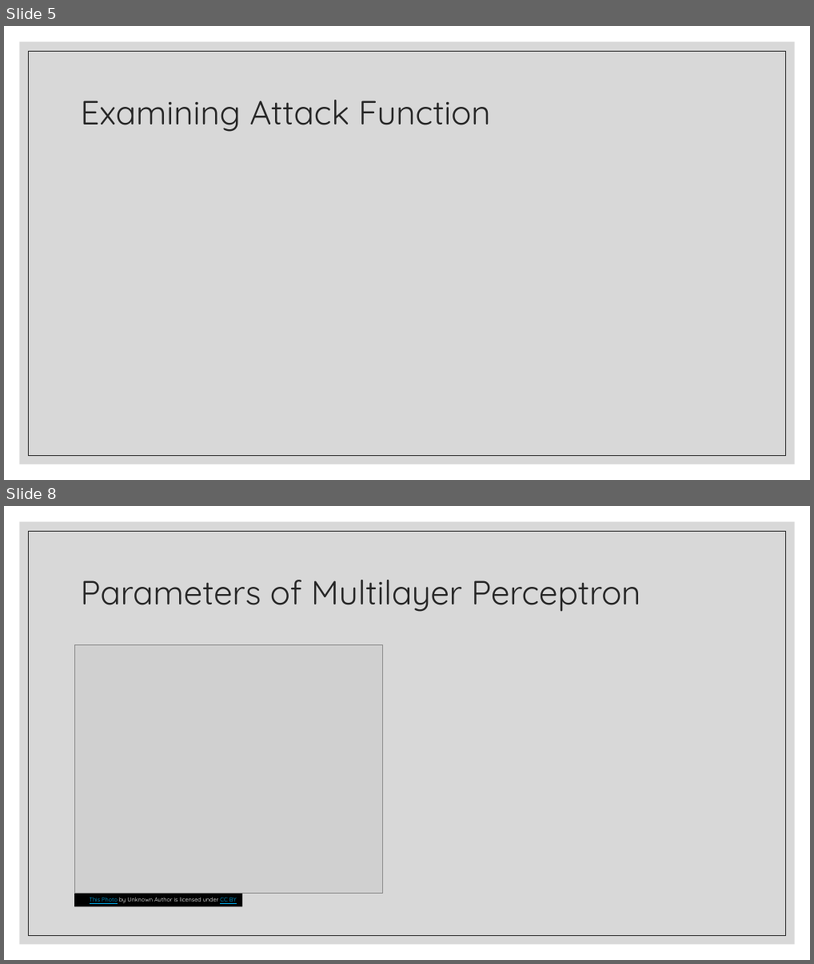
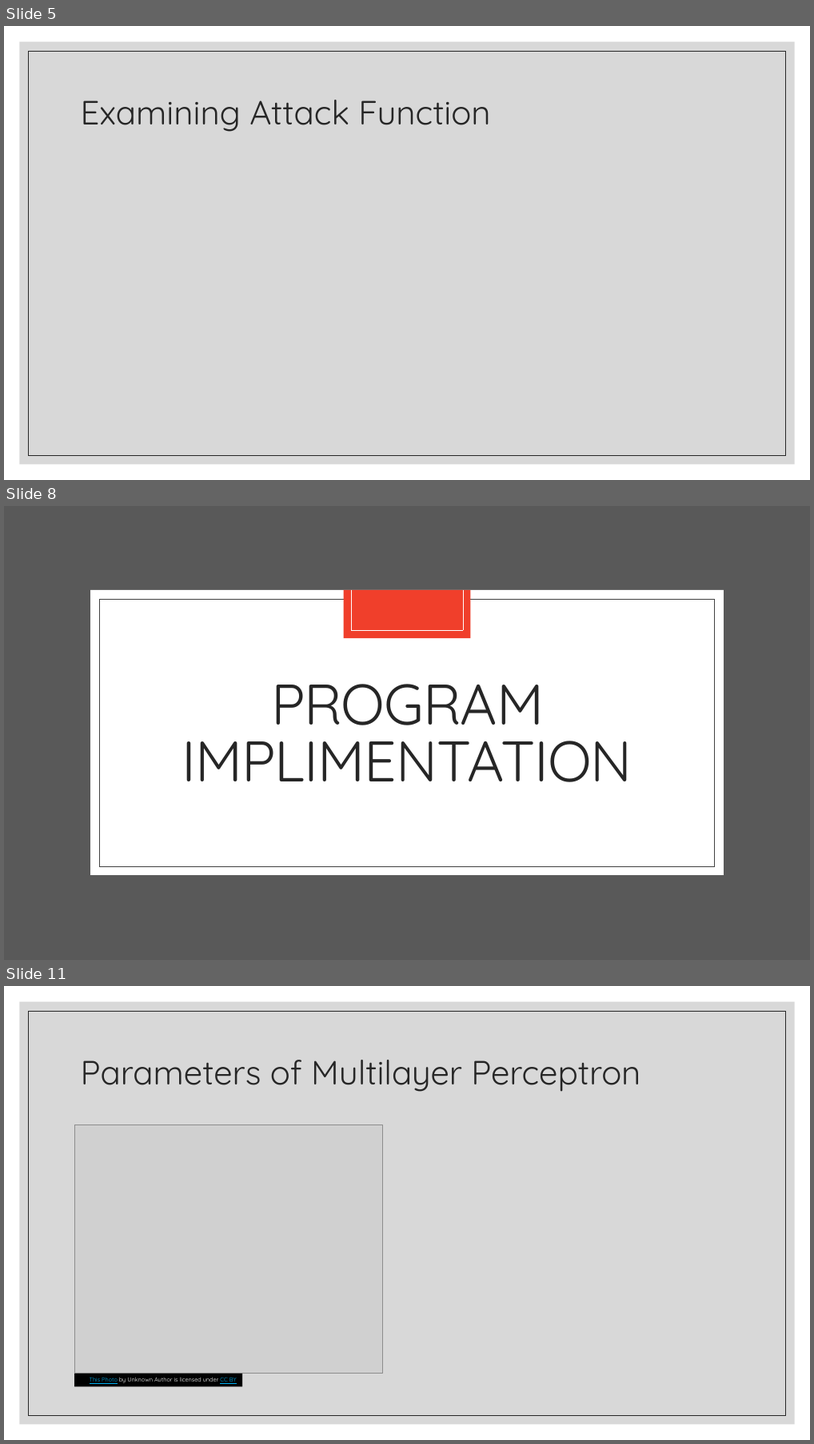
Before and after one commit to landonbuell/Convolutional-Neural-Networks, a slide deck: Presentations/09_04_2020/Modeling Attack Functions.pptx. Shown one above the other, each under a label of ours: slides 5 and 8 before the commit, slides 5, 8 and 11 after it; the slides between them are not shown. The pictures are 814x964 and 814x1444 pixels, drawn with LibreOffice and Linux fonts; fonts in the diff are those of the drawing; grey boxes stand for pictures. Boxes give left, top, right and bottom in pixels: in the first picture for what was removed or moved away, otherwise in the second. Text is boxed around its words. In the diff, an @@ line names an element or a change of style, - is before the commit and + after.

Commit message:
7 April 2020
- Added README.txt file describing the edits that need to be made to the sklearn sourcecode to  run with attack
- Updated and cleaned up main program & functions

```diff
--- a/Presentations/09_04_2020/Modeling Attack Functions.pptx
+++ b/Presentations/09_04_2020/Modeling Attack Functions.pptx
@@ slide 8 added at <box>4,506,810,960</box>, background #FFFFFF @@
@@ rectangle added at <box>4,506,810,960</box>, fill #595959 @@
@@ rectangle added at <box>90,590,724,875</box>, fill #FFFFFF @@
@@ rectangle added at <box>99,599,715,866</box>, outline #404040 0.5 pt @@
@@ rectangle added at <box>344,590,471,639</box>, fill #F03F2B @@
@@ line added from (351, 590) to (351, 631), #FFFFFF 0.5 pt @@
@@ line added from (463, 590) to (463, 631), #FFFFFF 0.5 pt @@
@@ line added from (351, 631) to (463, 631), #FFFFFF 0.5 pt @@
@@ title added at <box>182,684,633,782</box>, 68 pt, text #262626 @@
+PROGRAM IMPLIMENTATION
@@ what was slide 8 is now slide 11 @@
```
Also in this commit, not shown: 1 slide changed, 5 other slides added, 5 other files.
